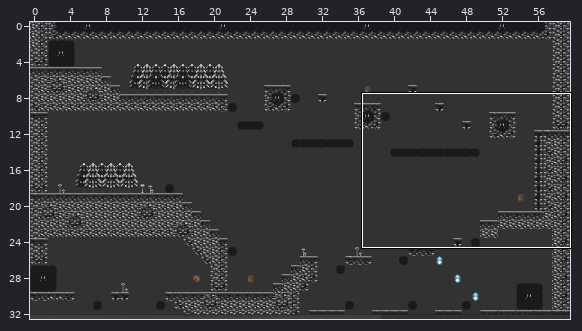
An edit to a level. Tiled map, public/Mapa.tmx. The first picture is a wide view before the edit; the outline marks the close-up.
Close-up. Before the commit:
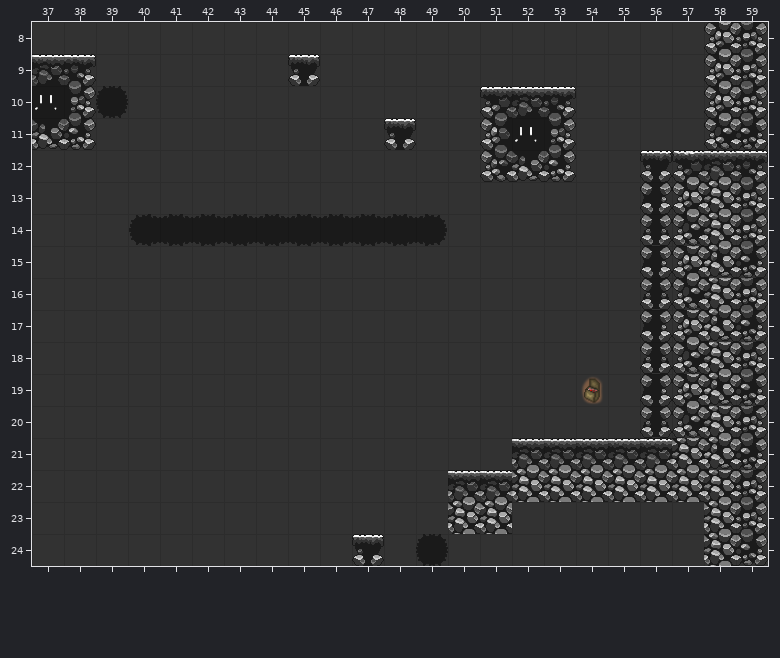
Cells are 32x32 px. Shown: x 37..59, y 8..24.
Now the later version:
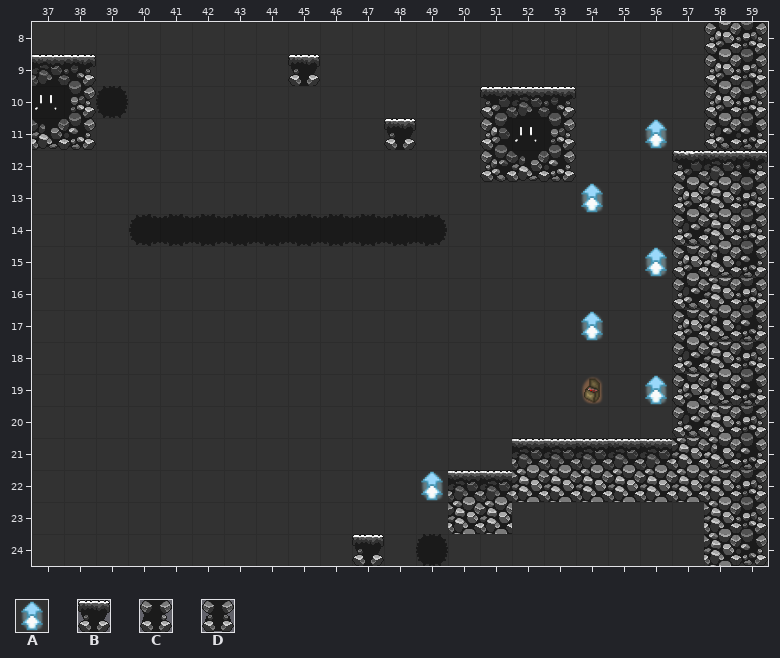
Key: from "Items": A 0; from "Mapa": B 3, C 21, D 39.
_ is an empty cell.
See-through tiles are keyed as they look on the map.
Changes in this commit:
{"where": "layer \"Stairs\" (removed)"}
{"y":12,"x":56,"old":"B","new":"_"}
{"y":13,"x":56,"old":"C","new":"_"}
{"y":14,"x":56,"old":"D","new":"_"}
{"y":15,"x":56,"old":"C","new":"_"}
{"y":16,"x":56,"old":"D","new":"_"}
{"y":17,"x":56,"old":"C","new":"_"}
{"y":18,"x":56,"old":"D","new":"_"}
{"y":19,"x":56,"old":"C","new":"_"}
{"y":20,"x":56,"old":"D","new":"_"}
{"where": "layer \"DoubleJump\""}
{"y":11,"x":56,"old":"_","new":"A"}
{"y":13,"x":54,"old":"_","new":"A"}
{"y":15,"x":56,"old":"_","new":"A"}
{"y":17,"x":54,"old":"_","new":"A"}
{"y":19,"x":56,"old":"_","new":"A"}
{"y":22,"x":49,"old":"_","new":"A"}
